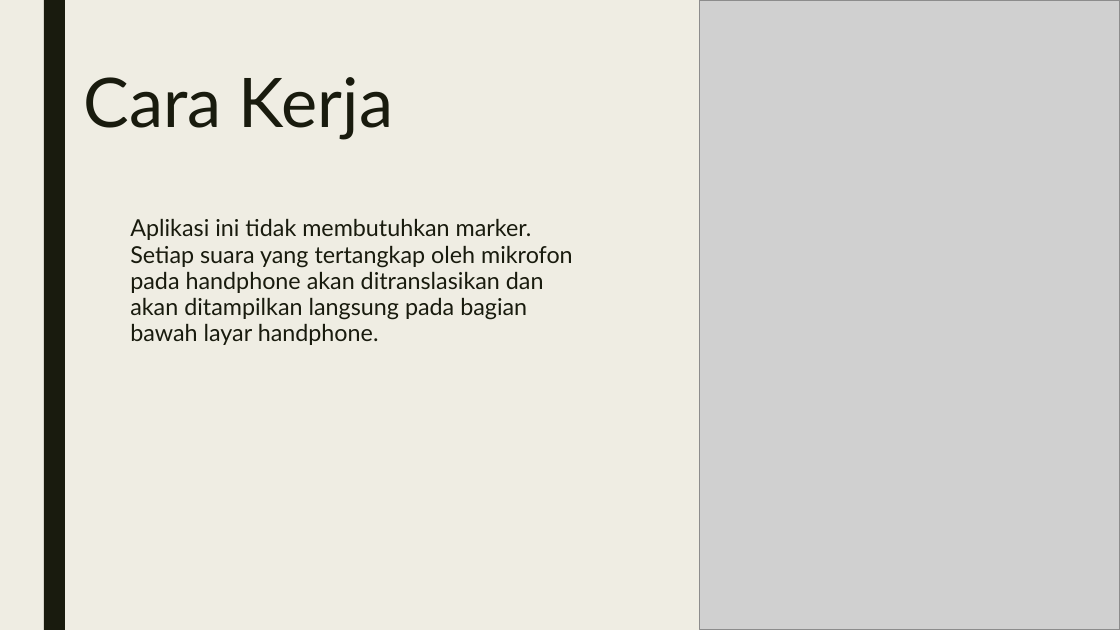
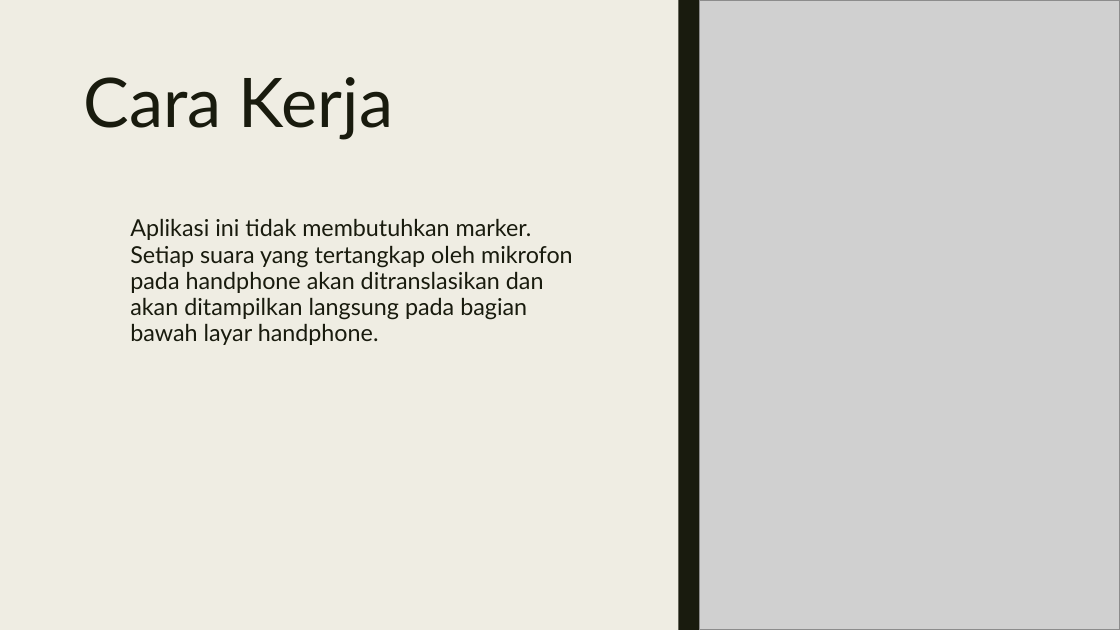
Before and after one commit to 2018-RealitasVirtualAugmentasi/tugas4-proposal-fp-ar-team-fuad, a slide deck: slide 6 of AUGMENTED REALITY.pptx. Drawn at 1120x630 pixels with LibreOffice and Linux fonts; fonts in the diff are those of the drawing; grey boxes stand for pictures. Boxes give left, top, right and bottom in pixels: in the first picture for what was removed or moved away, otherwise in the second. Text is boxed around its words. In the diff, an @@ line names an element or a change of style, - is before the commit and + after.

```diff
--- a/AUGMENTED REALITY.pptx
+++ b/AUGMENTED REALITY.pptx
@@ rectangle added at (0, 0, 1120, 629), fill #EFEDE3 @@
@@ rectangle removed at (44, 0, 65, 629) @@
@@ rectangle added at (44, 0, 65, 629), fill #191B0E @@
@@ rectangle added at (679, 0, 700, 629), fill #191B0E @@
```
Also in this commit, not shown: 5 other slides changed.
